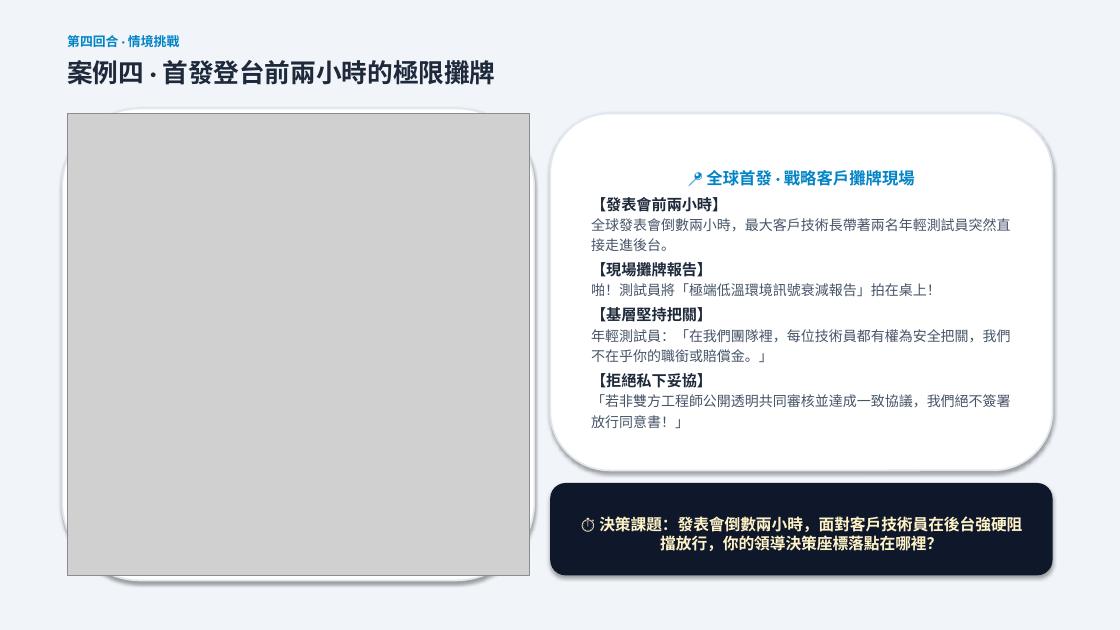
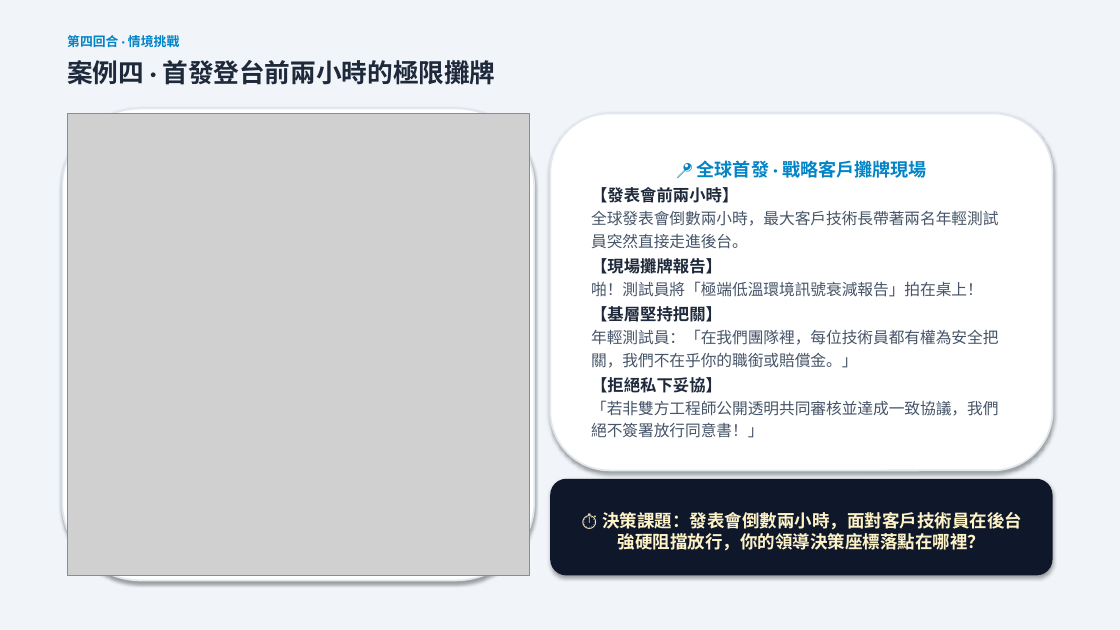
Before and after one commit to routerdd1818-tech/OB, a slide deck: slide 11 of 誰是文化王_備案簡報_Who_Is_Culture_King.pptx. Drawn at 1120x630 pixels with LibreOffice and Linux fonts; fonts in the diff are those of the drawing; grey boxes stand for pictures. Boxes give left, top, right and bottom in pixels: in the first picture for what was removed or moved away, otherwise in the second. Text is boxed around its words. In the diff, an @@ line names an element or a change of style, - is before the commit and + after.

```diff
--- a/誰是文化王_備案簡報_Who_Is_Culture_King.pptx
+++ b/誰是文化王_備案簡報_Who_Is_Culture_King.pptx
@@ rounded rectangle "📍 全球首發 · 戰略客戶攤牌現場" at (x1=550, y1=113, x2=1053, y2=471): size 14 to 15.5 pt in "📍 全球首發 · 戰略客戶攤牌現場"; size 13 to 14 pt in "【發表會前兩小時】", "【現場攤牌報告】", "【基層堅持把關】", "【拒絕私下妥協】"; size 12 to 13.5 pt in "全球發表會倒數兩小時，最大客戶技術長帶著兩名年輕測試員突然直接走進後台。", "啪！測試員將「極端低溫環境訊號衰減報告」拍在桌上！", "年輕測試員：「在我們團隊裡，每位技術員都有權為安全把關，我們不在乎你的職銜或賠償金。」", "「若非雙方工程師公開透明共同審核並達成一致協議，我們絕不簽署放行同意書！」"; less space between paragraphs @@
@@ rounded rectangle "⏱️ 決策課題：發表會倒數兩小時，面對客戶技術員在後台強硬阻擋放行，你的領導決策座標落點在哪裡？" resized from (x1=550, y1=483, x2=1053, y2=576) to (x1=550, y1=479, x2=1053, y2=576) @@
@@ rounded rectangle "⏱️ 決策課題：發表會倒數兩小時，面對客戶技術員在後台強硬阻擋放行，你的領導決策座標落點在哪裡？" at (x1=550, y1=479, x2=1053, y2=576): size 13.5 to 15 pt @@
```
Also in this commit, not shown: 3 other slides changed, 5 other files.
